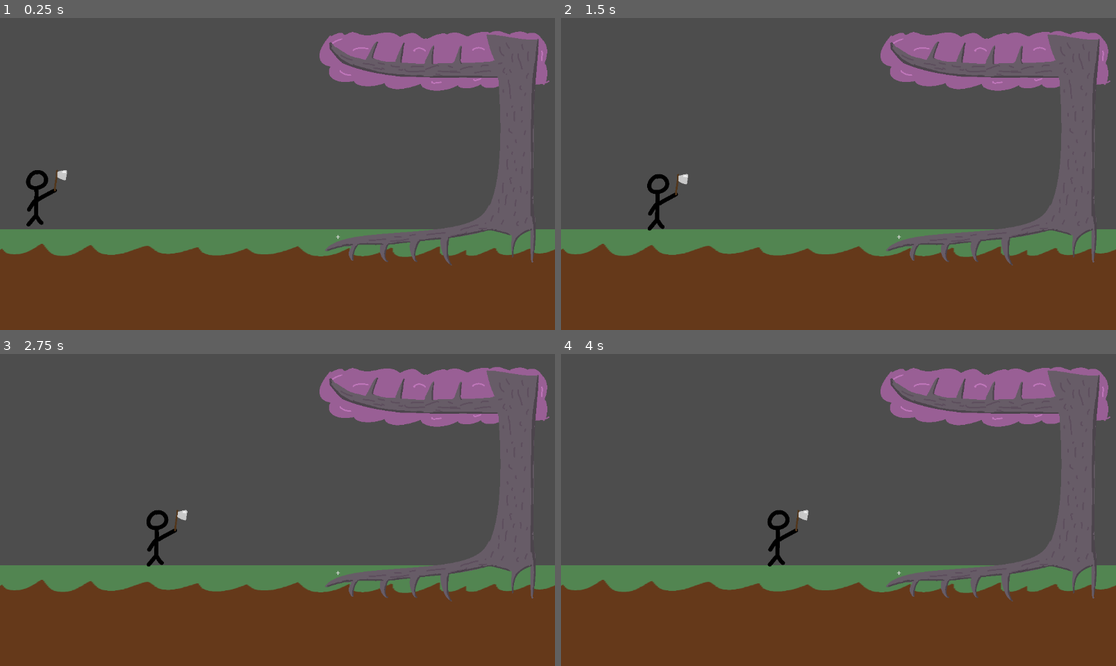
Above: before the commit, frames 1-4 (two rows, left to right).
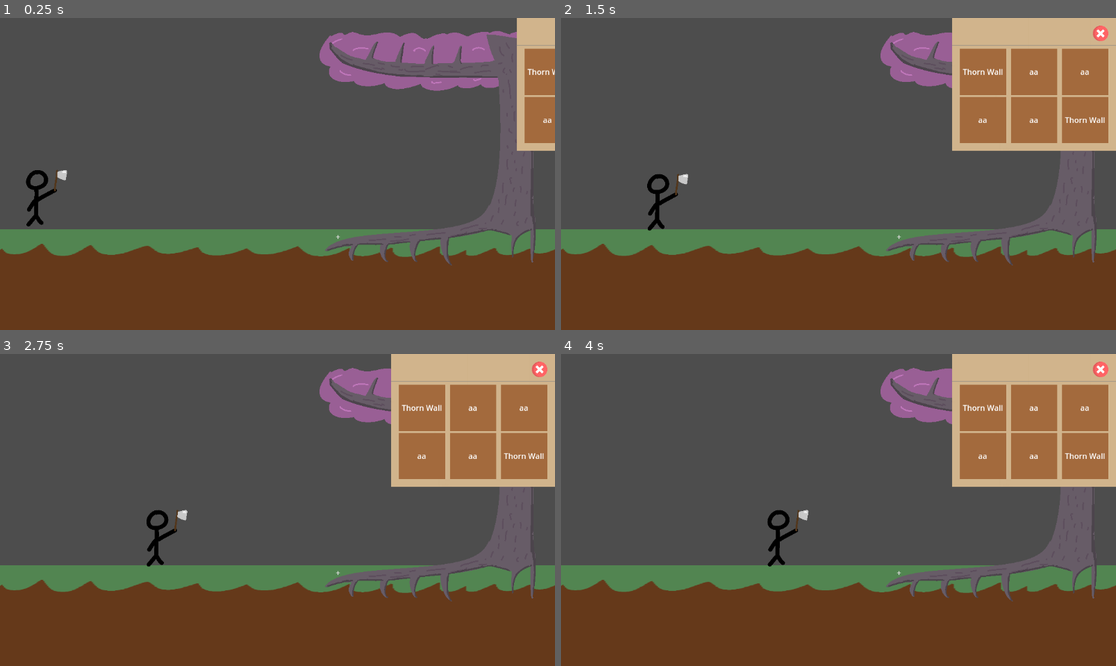
Above: after the commit, the same moments.

Repository: theghastlytuna/Broot_Force
Game: Godot game, scene res://Scenes/Areas/Overworld.tscn
Two runs of this game, one before a commit and one after it. Both use one fixed random seed, a clock stepped at 60 frames per second and the inputs below. This scene is started directly instead of the project's main scene.
Inputs (mouse positions are in pixels of both pictures, inside the frame that each line leads up to):
- Up to frame 1 (0.25 s): no input
- Up to frame 2 (1.5 s): move the mouse to (960, 158) at 0.52 s; hold Right (ui_right) 0.53-1.25 s; click (960, 158) at 0.67 s; click (1099, 33) at 1.27 s
- Up to frame 3 (2.75 s): click (521, 456) at 2 s, where only the run after the commit has a clickable "Thorn Wall"
- Up to frame 4 (4 s): click "+" at 2.75 s; drag from (727, 525) to (810, 572) at 3.52 s

The runs differ from the first frame. In frame 1, 2.9% of the frame differs, in the area x 93-100%, y 0-43%; in frame 2, 13%, in the area x 70-100%, y 0-43%; in frame 3, 13%; in frame 4, 13%.

Commit message:
weirdo ui

Diff:
--- /dev/null
+++ b/Menus/NewTowerPlacementMenu.tscn
@@ -0,0 +1,158 @@
+[gd_scene load_steps=5 format=3 uid="uid://br6g8m6bj0fbe"]
+
+[ext_resource type="Texture2D" uid="uid://du3ypt3m6quyy" path="res://Art Assets/Textures/LightBrown.png" id="1_lusb3"]
+[ext_resource type="Texture2D" uid="uid://bn61fvr3hbar7" path="res://Art Assets/Textures/cancel.png" id="2_n5hif"]
+[ext_resource type="Texture2D" uid="uid://fi2rpaj6nplo" path="res://Art Assets/Textures/DarkBrown.png" id="3_bxtdm"]
+
+[sub_resource type="StyleBoxEmpty" id="StyleBoxEmpty_h1rti"]
+
+[node name="PanelContainer" type="PanelContainer"]
+offset_right = 340.0
+offset_bottom = 276.0
+theme_override_styles/panel = SubResource("StyleBoxEmpty_h1rti")
+
+[node name="NinePatchRect" type="NinePatchRect" parent="."]
+layout_mode = 2
+texture = ExtResource("1_lusb3")
+
+[node name="TextureButton" type="TextureButton" parent="NinePatchRect"]
+custom_minimum_size = Vector2(32, 32)
+layout_mode = 1
+anchors_preset = 1
+anchor_left = 1.0
+anchor_right = 1.0
+offset_left = -48.0
+offset_top = 16.0
+offset_right = -16.0
+offset_bottom = 48.0
+grow_horizontal = 0
+size_flags_horizontal = 4
+size_flags_vertical = 4
+texture_normal = ExtResource("2_n5hif")
+ignore_texture_size = true
+stretch_mode = 4
+
+[node name="HSeparator" type="HSeparator" parent="NinePatchRect"]
+layout_mode = 1
+anchors_preset = 10
+anchor_right = 1.0
+offset_top = 40.0
+offset_bottom = 72.0
+grow_horizontal = 2
+theme_override_constants/separation = 32
+
+[node name="MarginContainer" type="MarginContainer" parent="."]
+layout_mode = 2
+size_flags_horizontal = 5
+size_flags_vertical = 5
+theme_override_constants/margin_left = 16
+theme_override_constants/margin_top = 64
+theme_override_constants/margin_right = 16
+theme_override_constants/margin_bottom = 16
+
+[node name="Control" type="GridContainer" parent="MarginContainer"]
+layout_mode = 2
+size_flags_vertical = 3
+theme_override_constants/h_separation = 10
+columns = 3
+
+[node name="TextureRect" type="TextureRect" parent="MarginContainer/Control"]
+custom_minimum_size = Vector2(96, 96)
+layout_mode = 2
+texture = ExtResource("3_bxtdm")
+
+[node name="Label" type="Label" parent="MarginContainer/Control/TextureRect"]
+layout_mode = 1
+anchors_preset = 15
+anchor_right = 1.0
+anchor_bottom = 1.0
+grow_horizontal = 2
+grow_vertical = 2
+text = "THORN_WALL"
+horizontal_alignment = 1
+vertical_alignment = 1
+autowrap_mode = 1
+
+[node name="TextureRect2" type="TextureRect" parent="MarginContainer/Control"]
+custom_minimum_size = Vector2(96, 96)
+layout_mode = 2
+texture = ExtResource("3_bxtdm")
+
+[node name="Label" type="Label" parent="MarginContainer/Control/TextureRect2"]
+layout_mode = 1
+anchors_preset = 15
+anchor_right = 1.0
+anchor_bottom = 1.0
+grow_horizontal = 2
+grow_vertical = 2
+text = "aa"
+horizontal_alignment = 1
+vertical_alignment = 1
+
+[node name="TextureRect3" type="TextureRect" parent="MarginContainer/Control"]
+custom_minimum_size = Vector2(96, 96)
+layout_mode = 2
+texture = ExtResource("3_bxtdm")
+
+[node name="Label" type="Label" parent="MarginContainer/Control/TextureRect3"]
+layout_mode = 1
+anchors_preset = 15
+anchor_right = 1.0
+anchor_bottom = 1.0
+grow_horizontal = 2
+grow_vertical = 2
+text = "aa"
+horizontal_alignment = 1
+vertical_alignment = 1
+
+[node name="TextureRect4" type="TextureRect" parent="MarginContainer/Control"]
+custom_minimum_size = Vector2(96, 96)
+layout_mode = 2
+texture = ExtResource("3_bxtdm")
+
+[node name="Label" type="Label" parent="MarginContainer/Control/TextureRect4"]
+layout_mode = 1
+anchors_preset = 15
+anchor_right = 1.0
+anchor_bottom = 1.0
+grow_horizontal = 2
+grow_vertical = 2
+text = "aa"
+horizontal_alignment = 1
+vertical_alignment = 1
+
+[node name="TextureRect5" type="TextureRect" parent="MarginContainer/Control"]
+custom_minimum_size = Vector2(96, 96)
+layout_mode = 2
+texture = ExtResource("3_bxtdm")
+
+[node name="Label" type="Label" parent="MarginContainer/Control/TextureRect5"]
+layout_mode = 1
+anchors_preset = 15
+anchor_right = 1.0
+anchor_bottom = 1.0
+grow_horizontal = 2
+grow_vertical = 2
+text = "aa"
+horizontal_alignment = 1
+vertical_alignment = 1
+
+[node name="TextureButton" type="TextureButton" parent="MarginContainer/Control"]
+custom_minimum_size = Vector2(96, 96)
+layout_mode = 2
+texture_normal = ExtResource("3_bxtdm")
+texture_pressed = ExtResource("3_bxtdm")
+texture_hover = ExtResource("3_bxtdm")
+stretch_mode = 0
+
+[node name="Label" type="Label" parent="MarginContainer/Control/TextureButton"]
+layout_mode = 1
+anchors_preset = 15
+anchor_right = 1.0
+anchor_bottom = 1.0
+grow_horizontal = 2
+grow_vertical = 2
+text = "THORN_WALL"
+horizontal_alignment = 1
+vertical_alignment = 1
+autowrap_mode = 1
--- a/Menus/TowerPlacementMenu.tscn
+++ b/Menus/TowerPlacementMenu.tscn
@@ -57,6 +57,7 @@
 
 [node name="HSeparator" type="HSeparator" parent="NinePatchRect/VBoxContainer/MarginContainer/NinePatchRect/VBoxContainer"]
 layout_mode = 2
+theme_override_constants/separation = 32
 
 [node name="Control" type="GridContainer" parent="NinePatchRect/VBoxContainer/MarginContainer/NinePatchRect/VBoxContainer"]
 layout_mode = 2
--- a/Scenes/Areas/Overworld.tscn
+++ b/Scenes/Areas/Overworld.tscn
@@ -1,14 +1,51 @@
-[gd_scene load_steps=8 format=3 uid="uid://dq4jcfh8ylt5e"]
+[gd_scene load_steps=12 format=3 uid="uid://dq4jcfh8ylt5e"]
 
 [ext_resource type="Texture2D" uid="uid://73qddd2nftm7" path="res://Art Assets/Textures/Temporary/ground.png" id="1_q67ni"]
 [ext_resource type="Texture2D" uid="uid://fxxowst01k33" path="res://Art Assets/Textures/Temporary/tree.png" id="2_2hre7"]
 [ext_resource type="PackedScene" uid="uid://cygp11kg1j3cp" path="res://Scenes/UI/tower_picker.tscn" id="3_3ejef"]
 [ext_resource type="PackedScene" uid="uid://b2t15f7ju4x0g" path="res://Scenes/Units/TreeUnits/thorn_wall.tscn" id="4_15r7k"]
-[ext_resource type="PackedScene" uid="uid://rwpvibko6u3y" path="res://Menus/TowerPlacementMenu.tscn" id="5_xj6di"]
+[ext_resource type="PackedScene" uid="uid://br6g8m6bj0fbe" path="res://Menus/NewTowerPlacementMenu.tscn" id="6_7podw"]
 [ext_resource type="PackedScene" uid="uid://b8qn8je4ge20n" path="res://Scenes/Units/EnemyUnits/AxeEnemy.tscn" id="6_onj2u"]
+[ext_resource type="Script" path="res://Scripts/UI/NewTowerPlacementMenu.gd" id="7_o4gh2"]
 
 [sub_resource type="RectangleShape2D" id="RectangleShape2D_qrx30"]
 size = Vector2(1207, 257)
+
+[sub_resource type="Animation" id="Animation_in1ep"]
+resource_name = "Show"
+tracks/0/type = "value"
+tracks/0/imported = false
+tracks/0/enabled = true
+tracks/0/path = NodePath(".:position")
+tracks/0/interp = 1
+tracks/0/loop_wrap = true
+tracks/0/keys = {
+"times": PackedFloat32Array(0, 1),
+"transitions": PackedFloat32Array(1, 1),
+"update": 0,
+"values": [Vector2(0, 0), Vector2(-340, 0)]
+}
+
+[sub_resource type="Animation" id="Animation_h40ep"]
+resource_name = "Hide"
+tracks/0/type = "value"
+tracks/0/imported = false
+tracks/0/enabled = true
+tracks/0/path = NodePath(".:position")
+tracks/0/interp = 1
+tracks/0/loop_wrap = true
+tracks/0/keys = {
+"times": PackedFloat32Array(0, 1),
+"transitions": PackedFloat32Array(1, 1),
+"update": 0,
+"values": [Vector2(-340, 0), Vector2(0, 0)]
+}
+
+[sub_resource type="AnimationLibrary" id="AnimationLibrary_s40a4"]
+_data = {
+"Hide": SubResource("Animation_h40ep"),
+"Show": SubResource("Animation_in1ep")
+}
 
 [node name="Overworld" type="Node2D"]
 
@@ -68,20 +105,25 @@
 [node name="4" type="Node2D" parent="Tree/CanopyPositions"]
 position = Vector2(927, 439)
 
-[node name="Control" type="Control" parent="."]
-visible = false
-layout_mode = 3
-anchors_preset = 15
-anchor_right = 1.0
-anchor_bottom = 1.0
-offset_right = 1152.0
-offset_bottom = 648.0
-grow_horizontal = 2
-grow_vertical = 2
-
-[node name="TowerPlacementMenu" parent="Control" instance=ExtResource("5_xj6di")]
-layout_mode = 1
-grow_horizontal = 2
-
 [node name="AxeEnemy" parent="." instance=ExtResource("6_onj2u")]
 position = Vector2(57, 370)
+
+[node name="CanvasLayer" type="CanvasLayer" parent="."]
+
+[node name="Control" type="Control" parent="CanvasLayer"]
+layout_mode = 3
+anchors_preset = 1
+anchor_left = 1.0
+anchor_right = 1.0
+grow_horizontal = 0
+
+[node name="PanelContainer" parent="CanvasLayer/Control" instance=ExtResource("6_7podw")]
+layout_mode = 0
+offset_left = -340.0
+offset_right = 0.0
+script = ExtResource("7_o4gh2")
+
+[node name="AnimationPlayer" type="AnimationPlayer" parent="CanvasLayer/Control/PanelContainer"]
+libraries = {
+"": SubResource("AnimationLibrary_s40a4")
+}
--- /dev/null
+++ b/Scenes/BaseEnemy.tscn
@@ -0,0 +1,50 @@
+[gd_scene load_steps=7 format=3 uid="uid://bk5q0qulek5t8"]
+
+[ext_resource type="Texture2D" uid="uid://6mm3q3gblhrr" path="res://icon.svg" id="1_npxjw"]
+[ext_resource type="Script" path="res://Scripts/EnemyMove.gd" id="2_44ib8"]
+[ext_resource type="Script" path="res://Scripts/Attack.gd" id="3_n8gf5"]
+
+[sub_resource type="PhysicsMaterial" id="PhysicsMaterial_umb3p"]
+friction = 0.0
+
+[sub_resource type="RectangleShape2D" id="RectangleShape2D_fkmxp"]
+size = Vector2(116, 114)
+
+[sub_resource type="CapsuleShape2D" id="CapsuleShape2D_dcjwa"]
+
+[node name="BaseEnemy" type="RigidBody2D" groups=["EnemyUnits"]]
+physics_material_override = SubResource("PhysicsMaterial_umb3p")
+lock_rotation = true
+
+[node name="Sprite2D" type="Sprite2D" parent="."]
+position = Vector2(3.57628e-07, -1.54972e-06)
+scale = Vector2(0.596251, 0.914376)
+texture = ExtResource("1_npxjw")
+
+[node name="AnimatedSprite2D" type="AnimatedSprite2D" parent="."]
+
+[node name="AttackArea" type="Area2D" parent="."]
+
+[node name="CollisionShape2D" type="CollisionShape2D" parent="AttackArea"]
+position = Vector2(58, 0)
+shape = SubResource("RectangleShape2D_fkmxp")
+
+[node name="Movement" type="Node2D" parent="."]
+script = ExtResource("2_44ib8")
+
+[node name="Attack" type="Node2D" parent="."]
+script = ExtResource("3_n8gf5")
+attackDamage = 25.0
+timePerAttack = 2.0
+
+[node name="Timer" type="Timer" parent="Attack"]
+
+[node name="CollisionShape2D" type="CollisionShape2D" parent="."]
+scale = Vector2(3.72, 3.8)
+shape = SubResource("CapsuleShape2D_dcjwa")
+
+[connection signal="area_entered" from="AttackArea" to="Attack" method="_on_attack_area_area_entered"]
+[connection signal="area_exited" from="AttackArea" to="Attack" method="_on_attack_area_area_exited"]
+[connection signal="StartedAttacking" from="Attack" to="Movement" method="_on_attack_started_attacking"]
+[connection signal="StoppedAttacking" from="Attack" to="Movement" method="_on_attack_stopped_attacking"]
+[connection signal="timeout" from="Attack/Timer" to="Attack" method="_on_timer_timeout"]
--- /dev/null
+++ b/Scenes/World.tscn
@@ -0,0 +1,73 @@
+[gd_scene load_steps=8 format=3 uid="uid://bm6m4ri1lrshm"]
+
+[ext_resource type="Script" path="res://Scripts/Line2D.gd" id="1_5iy41"]
+[ext_resource type="Texture2D" uid="uid://6mm3q3gblhrr" path="res://icon.svg" id="2_ja3un"]
+[ext_resource type="Script" path="res://Scripts/Spawner.gd" id="3_bsb8w"]
+[ext_resource type="Script" path="res://Scripts/LayerManager.gd" id="3_vpma5"]
+[ext_resource type="PackedScene" path="res://Scenes/water.tscn" id="4_pwnqw"]
+[ext_resource type="Texture2D" uid="uid://wnnrtab0skb7" path="res://Art Assets/Textures/Layer2.png" id="5_tt3bi"]
+
+[sub_resource type="Curve" id="Curve_ebely"]
+_data = [Vector2(0, 1), 0.0, 0.0, 0, 0, Vector2(1, 0.373626), 0.0, 0.0, 0, 0]
+point_count = 2
+
+[node name="World" type="Node2D"]
+
+[node name="Sprite2D" type="Sprite2D" parent="."]
+visible = false
+texture_repeat = 2
+position = Vector2(0, 750)
+texture = ExtResource("5_tt3bi")
+region_enabled = true
+region_rect = Rect2(0, 0, 100, 1500)
+
+[node name="BackgroundManager" type="Node2D" parent="." node_paths=PackedStringArray("playerCam")]
+script = ExtResource("3_vpma5")
+playerCam = NodePath("../Camera2D")
+layerArray = [["res://Art Assets/Textures/Layer1.jpg", 1.0], ["res://Art Assets/Textures/Layer2.png", 0.7], ["res://Art Assets/Textures/Layer3.jpg", 0.5]]
+
+[node name="Icon" type="Sprite2D" parent="."]
+visible = false
+position = Vector2(615, 305)
+scale = Vector2(11.7266, 6)
+texture = ExtResource("2_ja3un")
+
+[node name="Root" type="Node2D" parent="."]
+
+[node name="RootLine" type="Line2D" parent="Root"]
+points = PackedVector2Array(0, 0)
+end_cap_mode = 2
+antialiased = true
+
+[node name="TipLine" type="Line2D" parent="Root"]
+width_curve = SubResource("Curve_ebely")
+begin_cap_mode = 2
+end_cap_mode = 2
+
+[node name="Tip" type="Sprite2D" parent="Root" node_paths=PackedStringArray("lineRenderer", "tip", "spawner") groups=["Tip"]]
+script = ExtResource("1_5iy41")
+lineRenderer = NodePath("../RootLine")
+tip = NodePath("../TipLine")
+spawner = NodePath("../../Spawner")
+spawnInterval = 100.0
+
+[node name="RemoteTransform2D" type="RemoteTransform2D" parent="Root/Tip"]
+remote_path = NodePath("../../../Camera2D")
+update_rotation = false
+update_scale = false
+
+[node name="Camera2D" type="Camera2D" parent="."]
+position_smoothing_speed = 11.125
+rotation_smoothing_speed = 5.845
+
+[node name="Spawner" type="Node2D" parent="." node_paths=PackedStringArray("addingParent")]
+script = ExtResource("3_bsb8w")
+resourceDictionary = {
+Vector2(0, 5): ExtResource("4_pwnqw")
+}
+XSpread = 1000.0
+addingParent = NodePath("../Obsticles")
+
+[node name="Obsticles" type="Node2D" parent="."]
+
+[connection signal="ChangedLayer" from="BackgroundManager" to="Root/Tip" method="_on_background_manager_changed_layer"]
--- /dev/null
+++ b/Scenes/water.tscn
@@ -0,0 +1,9 @@
+[gd_scene load_steps=2 format=3 uid="uid://dnj08x8sv6rco"]
+
+[ext_resource type="Texture2D" uid="uid://b3rmq871487g8" path="res://Sprites/Collectables/Water.png" id="1_462i3"]
+
+[node name="Node2D" type="Node2D"]
+
+[node name="Water" type="Sprite2D" parent="."]
+scale = Vector2(0.333, 0.333)
+texture = ExtResource("1_462i3")
--- /dev/null
+++ b/Scripts/UI/NewTowerPlacementMenu.gd
@@ -0,0 +1,7 @@
+extends PanelContainer
+
+
+# Called when the node enters the scene tree for the first time.
+func _ready() -> void:
+	$AnimationPlayer.play("Show")
+	Debug.Log("play")
